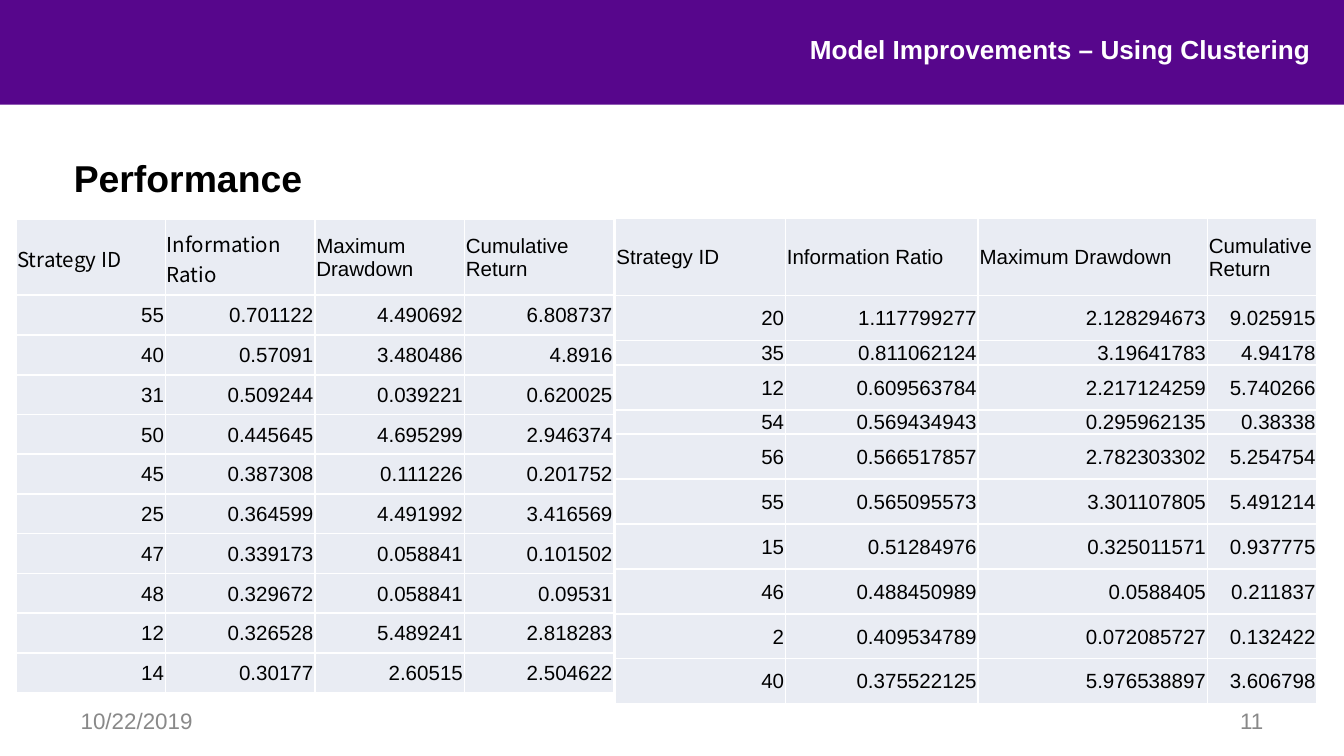
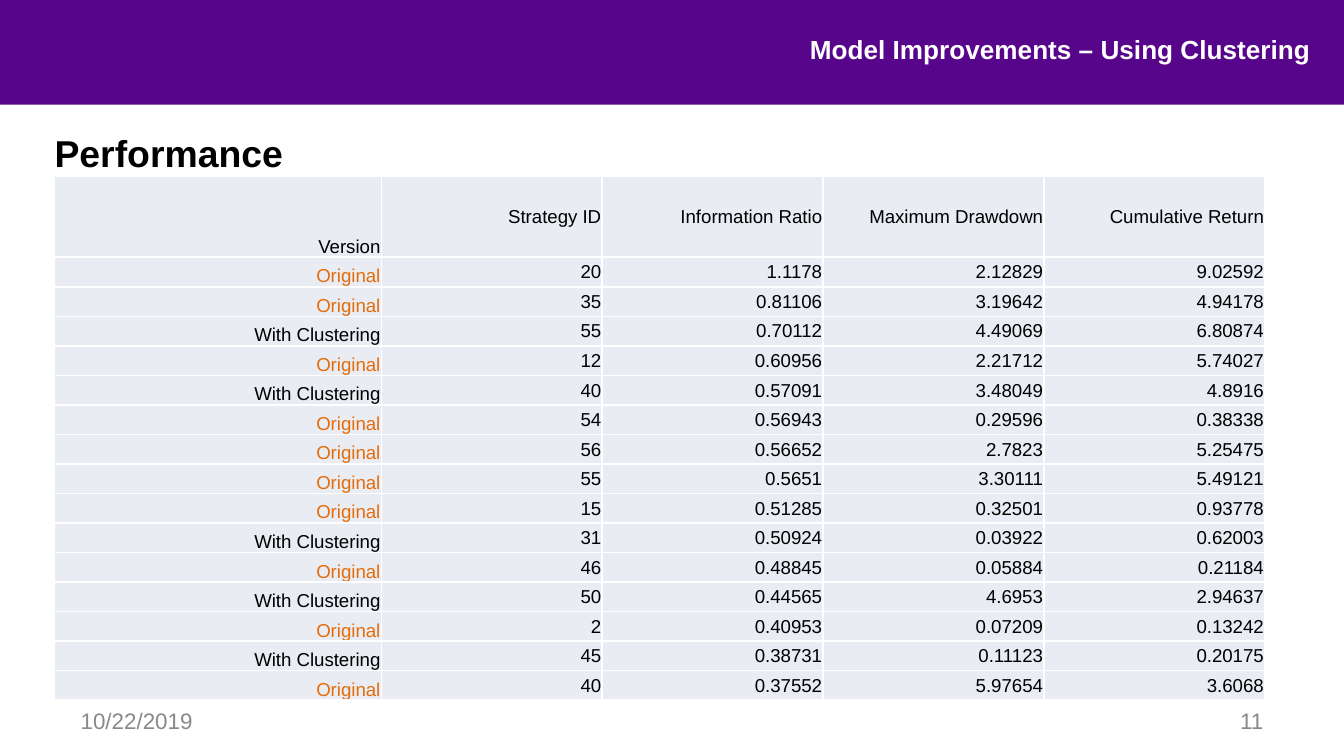
Before and after one commit to hhy845914111/NLP-Project, a slide deck: slide 11 of final_pre.pptx. Drawn at 1344x756 pixels with LibreOffice and Linux fonts; fonts in the diff are those of the drawing; background and template pictures are left out. Boxes give left, top, right and bottom in pixels: in the first picture for what was removed or moved away, otherwise in the second. Text is boxed around its words. In the diff, an @@ line names an element or a change of style, - is before the commit and + after.

```diff
--- a/final_pre.pptx
+++ b/final_pre.pptx
@@ text "Performance": place and size @@
-text "Performance" at [74, 165, 302, 193]
+text "Performance" at [55, 140, 283, 168]
@@ table at [55, 176, 1263, 703] @@
-Strategy ID | Information Ratio | Maximum Drawdown | Cumulative Return
-20 | 1.117799277 | 2.128294673 | 9.025915
-35 | 0.811062124 | 3.19641783 | 4.94178
-12 | 0.609563784 | 2.217124259 | 5.740266
-54 | 0.569434943 | 0.295962135 | 0.38338
-56 | 0.566517857 | 2.782303302 | 5.254754
-55 | 0.565095573 | 3.301107805 | 5.491214
-15 | 0.51284976 | 0.325011571 | 0.937775
-46 | 0.488450989 | 0.0588405 | 0.211837
-2 | 0.409534789 | 0.072085727 | 0.132422
-40 | 0.375522125 | 5.976538897 | 3.606798
+Version | Strategy ID | Information Ratio | Maximum Drawdown | Cumulative Return
+Original | 20 | 1.1178 | 2.12829 | 9.02592
+Original | 35 | 0.81106 | 3.19642 | 4.94178
+With Clustering | 55 | 0.70112 | 4.49069 | 6.80874
+Original | 12 | 0.60956 | 2.21712 | 5.74027
+With Clustering | 40 | 0.57091 | 3.48049 | 4.8916
+Original | 54 | 0.56943 | 0.29596 | 0.38338
+Original | 56 | 0.56652 | 2.7823 | 5.25475
+Original | 55 | 0.5651 | 3.30111 | 5.49121
+Original | 15 | 0.51285 | 0.32501 | 0.93778
+With Clustering | 31 | 0.50924 | 0.03922 | 0.62003
+Original | 46 | 0.48845 | 0.05884 | 0.21184
+With Clustering | 50 | 0.44565 | 4.6953 | 2.94637
+Original | 2 | 0.40953 | 0.07209 | 0.13242
+With Clustering | 45 | 0.38731 | 0.11123 | 0.20175
+Original | 40 | 0.37552 | 5.97654 | 3.6068
@@ table: place and size @@
-table at [616, 219, 1318, 708]
+table at [55, 176, 1263, 703]
@@ table removed at [16, 219, 613, 692], 11 rows, 4 columns @@
-Strategy ID | Information Ratio | Maximum Drawdown | Cumulative Return
-55 | 0.701122 | 4.490692 | 6.808737
-40 | 0.57091 | 3.480486 | 4.8916
-31 | 0.509244 | 0.039221 | 0.620025
-50 | 0.445645 | 4.695299 | 2.946374
-45 | 0.387308 | 0.111226 | 0.201752
-25 | 0.364599 | 4.491992 | 3.416569
-47 | 0.339173 | 0.058841 | 0.101502
-48 | 0.329672 | 0.058841 | 0.09531
-12 | 0.326528 | 5.489241 | 2.818283
-14 | 0.30177 | 2.60515 | 2.504622
```
Also in this commit, not shown: 2 other slides changed, 22 other files.
